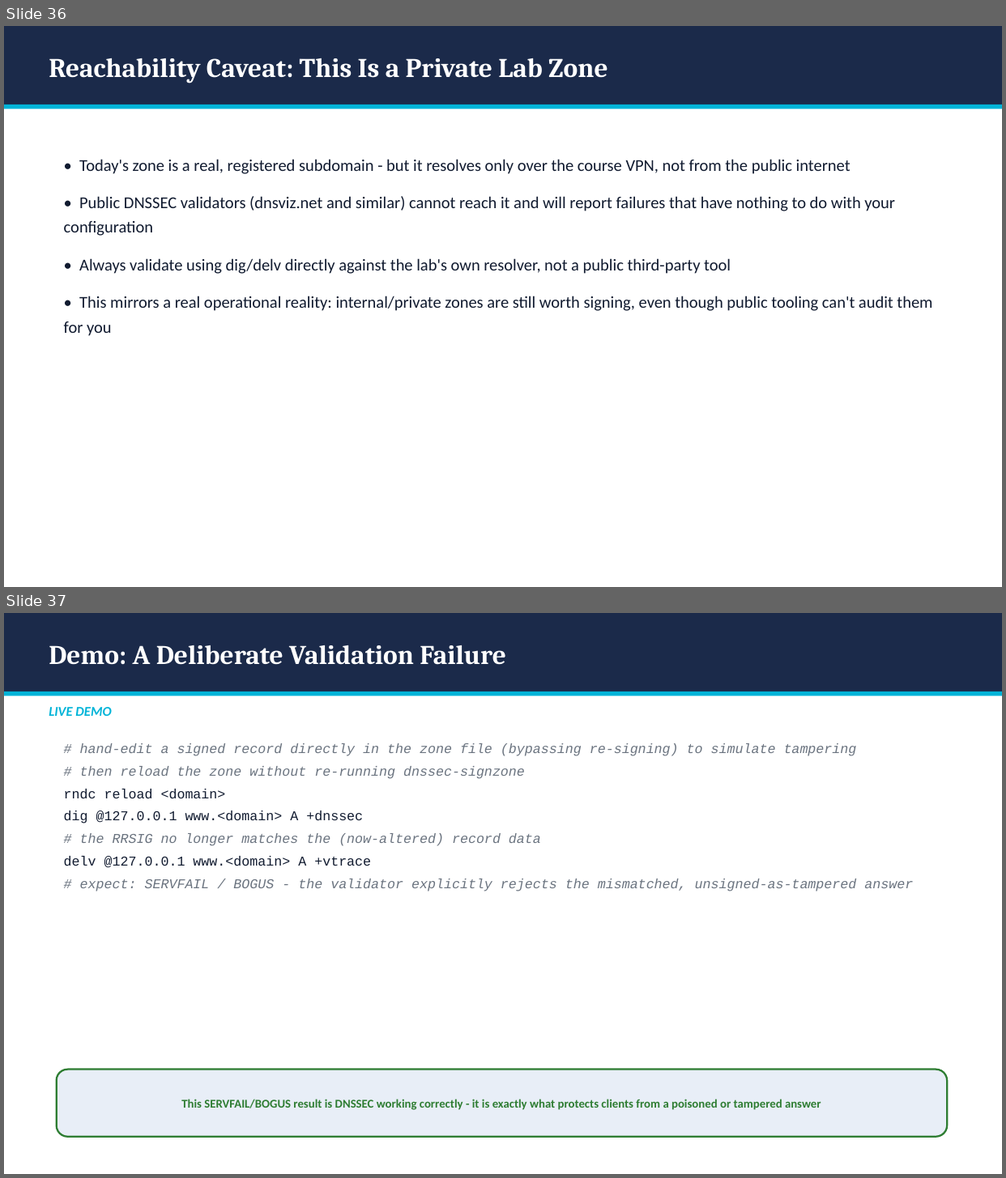
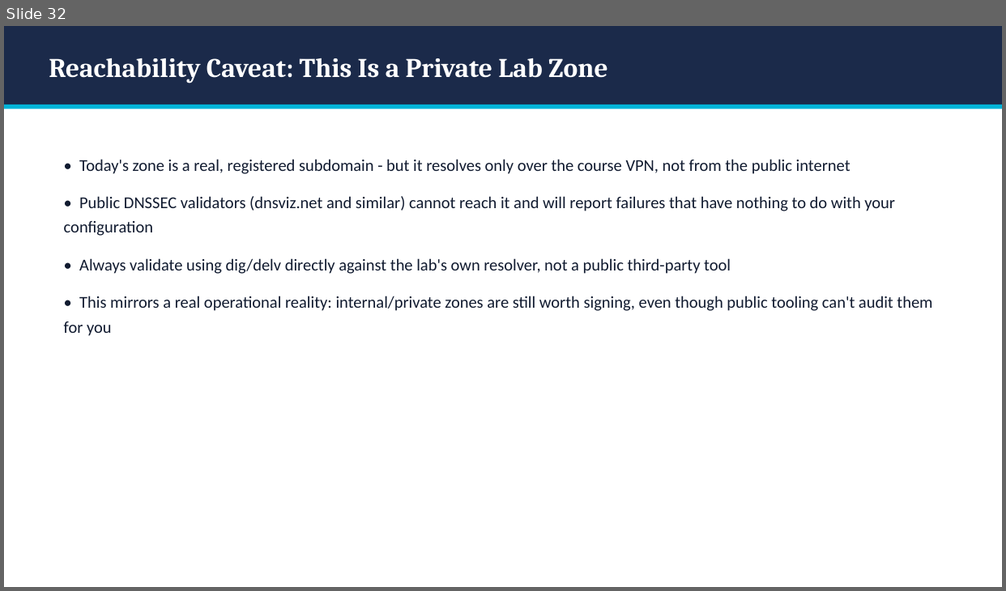
Before and after one commit to BYU-CYBER-444/byu-cyber-444.github.io, a slide deck: lectures/CYBER444_Week04_Windows_Hardening_and_email_security.pptx. Shown one above the other, each under a label of ours: slides 36 and 37 before the commit, slide 32 after it. The pictures are 1006x1178 and 1006x591 pixels, drawn with LibreOffice and Linux fonts; fonts in the diff are those of the drawing. Boxes give left, top, right and bottom in pixels: in the first picture for what was removed or moved away, otherwise in the second. Text is boxed around its words. In the diff, an @@ line names an element or a change of style, - is before the commit and + after.

```diff
--- a/lectures/CYBER444_Week04_Windows_Hardening_and_email_security.pptx
+++ b/lectures/CYBER444_Week04_Windows_Hardening_and_email_security.pptx
@@ slide 37 removed at box(4, 613, 1002, 1174), background #FFFFFF @@
@@ rectangle removed at box(4, 613, 1002, 692) @@
@@ text removed at box(49, 645, 506, 665) @@
-Demo: A Deliberate Validation Failure
@@ rectangle removed at box(4, 692, 1002, 696) @@
@@ text removed at box(49, 707, 111, 716) @@
-LIVE DEMO
@@ text removed at box(64, 743, 913, 892) @@
-# hand-edit a signed record directly in the zone file (bypassing re-signing) to simulate tampering
-# then reload the zone without re-running dnssec-signzone
-rndc reload <domain>
-dig @127.0.0.1 www.<domain> A +dnssec
-# the RRSIG no longer matches the (now-altered) record data
-delv @127.0.0.1 www.<domain> A +vtrace
-# expect: SERVFAIL / BOGUS - the validator explicitly rejects the mismatched, unsigned-as-tampered answer
@@ rounded rectangle removed at box(57, 1070, 948, 1137) @@
-This SERVFAIL/BOGUS result is DNSSEC working correctly - it is exactly what protects clients from a poisoned or tampered answer
@@ what was slide 36 is now slide 32 @@
```
Also in this commit, not shown: 3 slides changed, 8 other slides removed.
